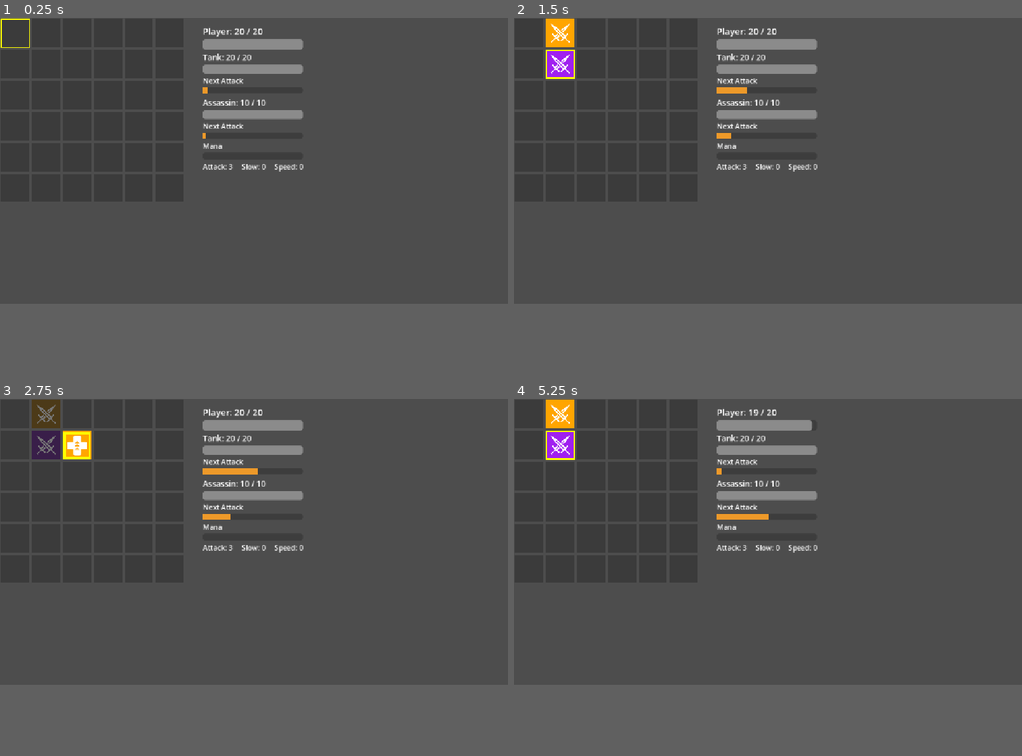
Above: before the commit, frames 1-4 (two rows, left to right).
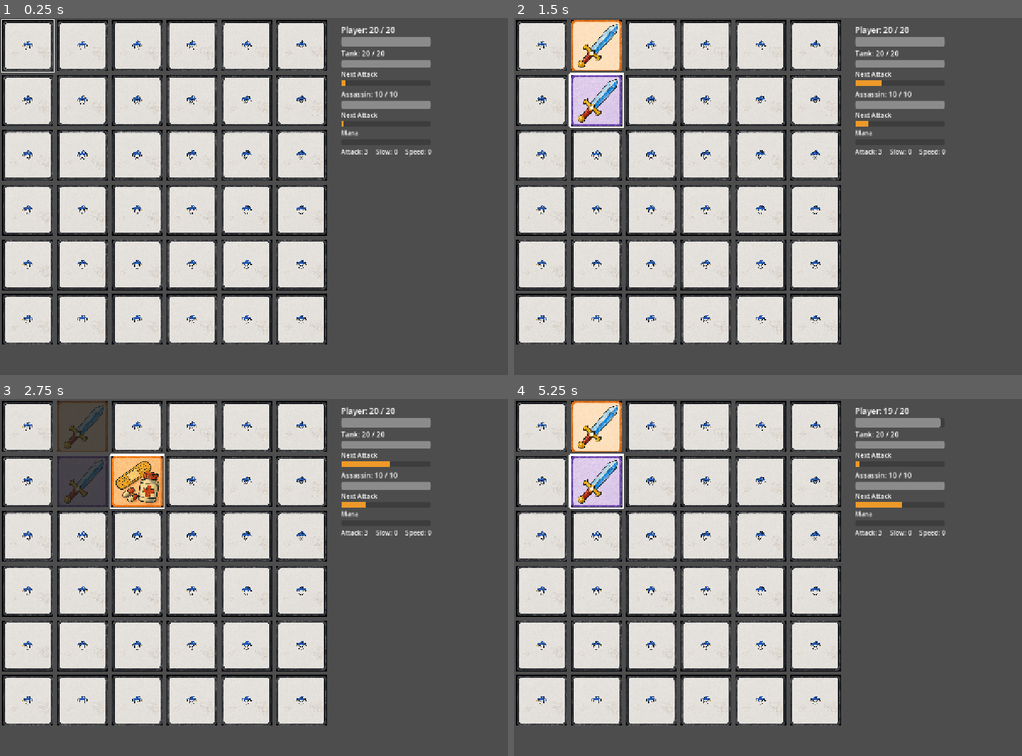
Above: after the commit, the same moments.

Repository: yaakovb/Memory-Game
Game: Godot game, scene res://scenes/main/main.tscn
The game is run twice, just before and just after one commit, with the same random seed, the same clock (stepped at 60 frames per second) and the same inputs.
Inputs:
- Up to frame 1 (0.25 s): no input
- Up to frame 2 (1.5 s): tap Enter at 0.5 s; hold D (move_right) 0.53-1.28 s; hold Space (reveal) 0.53-1.28 s; tap R (restart) at 1.25 s; hold S (move_down) from 1.28 s (still down); tap Space (reveal) at 1.35 s
- Up to frame 3 (2.75 s): release S (move_down) at 2.03 s; hold D (move_right) from 2.03 s (still down); hold Space (reveal) from 2.03 s (still down)
- Up to frame 4 (5.25 s): release D (move_right) at 2.78 s; release Space (reveal) at 2.78 s; hold W (move_up) 2.78-3.53 s; tap Space (reveal) at 2.85, 4.35 s; hold Space (reveal) 3.53-4.28 s; hold A (move_left) 3.53-5.03 s; hold S (move_down) from 5.03 s (still down); hold Space (reveal) from 5.03 s (still down)
In our replay, the window is 800x450 before the commit and 800x562 after it. These sizes can differ from the game's own. Grey fills any space a smaller window leaves; there, only what the larger window draws over its background counts as a difference.

The runs differ from the first frame. In frame 1, 49% of the frame differs, in the area x 0-85%, y 0-92%; in frame 2, 50%; in frame 3, 48%; in frame 4, 50%.

Commit message:
Double tile size to 128px and refit board layout.
Scale cells, selector, and HUD so the new tile art reads clearly on a 6x6 board.

Co-authored-by: Cursor <cursoragent@cursor.com>

Diff:
--- a/memory-game/project.godot
+++ b/memory-game/project.godot
@@ -17,6 +17,8 @@
 
 [display]
 
+window/size/viewport_width=1280
+window/size/viewport_height=900
 window/stretch/mode="canvas_items"
 window/stretch/aspect="expand"
 
--- a/memory-game/scenes/board/Tile.tscn
+++ b/memory-game/scenes/board/Tile.tscn
@@ -6,30 +6,33 @@
 script = ExtResource("1_ts3a1")
 
 [node name="Face" type="ColorRect" parent="." unique_id=1540866695]
-offset_right = 64.0
-offset_bottom = 64.0
+offset_right = 128.0
+offset_bottom = 128.0
 color = Color(0.22745098, 0.22745098, 0.22745098, 1)
 
 [node name="Icon" type="TextureRect" parent="." unique_id=1815349202]
 visible = false
 clip_contents = true
 anchors_preset = -1
-offset_left = 8.0
-offset_top = 8.0
-offset_right = 56.0
-offset_bottom = 56.0
+offset_left = 0.0
+offset_top = 0.0
+offset_right = 128.0
+offset_bottom = 128.0
 expand_mode = 1
 stretch_mode = 5
 
 [node name="Cover" type="ColorRect" parent="." unique_id=551356375]
 modulate = Color(1, 1, 1, 0)
-offset_right = 64.0
-offset_bottom = 64.0
+offset_right = 128.0
+offset_bottom = 128.0
 color = Color(0.15, 0.15, 0.15, 1)
 
 [node name="SelectionOutline" type="Line2D" parent="." unique_id=1885160207]
 visible = false
-points = PackedVector2Array(4, 4, 60, 4, 60, 60, 4, 60)
+points = PackedVector2Array(-3, -3, 131, -3, 131, 131, -3, 131)
 closed = true
-width = 6.0
-default_color = Color(1, 1, 0, 1)
+width = 3.0
+joint_mode = 2
+begin_cap_mode = 0
+end_cap_mode = 0
+default_color = Color(1, 1, 1, 1)
--- a/memory-game/scenes/selector/selector.tscn
+++ b/memory-game/scenes/selector/selector.tscn
@@ -6,7 +6,10 @@
 script = ExtResource("1_wvknu")
 
 [node name="Outline" type="Line2D" parent="."]
-points = PackedVector2Array(0, 0, 64, 0, 64, 64, 0, 64)
+points = PackedVector2Array(-3, -3, 131, -3, 131, 131, -3, 131)
 width = 3.0
 closed = true
-default_color = Color(1, 1, 0, 1)
+joint_mode = 2
+begin_cap_mode = 0
+end_cap_mode = 0
+default_color = Color(1, 1, 1, 1)
--- a/memory-game/scenes/ui/hud.tscn
+++ b/memory-game/scenes/ui/hud.tscn
@@ -7,10 +7,10 @@
 
 [node name="VBoxContainer" type="VBoxContainer" parent="." unique_id=2116066842]
 anchors_preset = -1
-offset_left = 460.0
+offset_left = 860.0
 offset_top = 16.0
-offset_right = 680.0
-offset_bottom = 400.0
+offset_right = 1080.0
+offset_bottom = 480.0
 
 [node name="PlayerHPLabel" type="Label" parent="VBoxContainer" unique_id=1746371148]
 layout_mode = 2
--- a/memory-game/scripts/board/board.gd
+++ b/memory-game/scripts/board/board.gd
@@ -2,9 +2,9 @@
 extends Node2D
 
 const GRID_SIZE := 6
-const CELL_SIZE := 64
-const TILE_GAP := 6
-const BOARD_MARGIN := 3
+const CELL_SIZE := 128
+const TILE_GAP := 10
+const BOARD_MARGIN := 6
 
 ## One entry per pair: Vector2i(effect_id, color_id).
 ## effect: 0 Attack, 1 Heal, 2 Slow, 3 Speed, 4 Upgrade
--- a/memory-game/scripts/tile/tile.gd
+++ b/memory-game/scripts/tile/tile.gd
@@ -3,25 +3,38 @@
 
 enum State { HIDDEN, REVEALED, GREYED, EMPTY }
 
-const HIDDEN_COLOR := Color(0.23, 0.23, 0.23)
 const REVEAL_HOLD_DURATION := 0.35  # tune: time to actually see the second tile
 const MISMATCH_FADE_DURATION := 1.65
 const COLOR_MATCH_FADE_DURATION := 3.15
-const TILE_SIZE := 64.0
+const TILE_SIZE := 128.0
 const MATCH_POP_DURATION := 0.18
-const AFFILIATION_COLORS := [
-	Color.BLUE,
-	Color.YELLOW,
-	Color.PURPLE,
-	Color.ORANGE
-]
 
-const EFFECT_ICONS := {
-	0: preload("res://assets/icons/attack.svg"),
-	1: preload("res://assets/icons/heal.svg"),
-	2: preload("res://assets/icons/slow.svg"),
-	3: preload("res://assets/icons/speed.svg"),
-	4: preload("res://assets/icons/upgrade.svg"),
+const CARD_BACK := preload("res://assets/tiles/card-back.png")
+
+## Key is Vector2i(effect_id, color_id).
+## effect: 0 sword, 1 medicine, 2 slow, 3 haste, 4 hammer
+## color:  0 blue, 1 yellow, 2 purple, 3 orange
+const TILE_ART := {
+	Vector2i(0, 0): preload("res://assets/tiles/blue-sword.png"),
+	Vector2i(0, 1): preload("res://assets/tiles/yellow-sword.png"),
+	Vector2i(0, 2): preload("res://assets/tiles/purple-sword.png"),
+	Vector2i(0, 3): preload("res://assets/tiles/orange-sword.png"),
+	Vector2i(1, 0): preload("res://assets/tiles/blue-medicine.png"),
+	Vector2i(1, 1): preload("res://assets/tiles/yellow-medicine.png"),
+	Vector2i(1, 2): preload("res://assets/tiles/purple-medicine.png"),
+	Vector2i(1, 3): preload("res://assets/tiles/orange-medicine.png"),
+	Vector2i(2, 0): preload("res://assets/tiles/blue-slow.png"),
+	Vector2i(2, 1): preload("res://assets/tiles/yellow-slow.png"),
+	Vector2i(2, 2): preload("res://assets/tiles/purple-slow.png"),
+	Vector2i(2, 3): preload("res://assets/tiles/orange-slow.png"),
+	Vector2i(3, 0): preload("res://assets/tiles/blue-haste.png"),
+	Vector2i(3, 1): preload("res://assets/tiles/yellow-haste.png"),
+	Vector2i(3, 2): preload("res://assets/tiles/purple-haste.png"),
+	Vector2i(3, 3): preload("res://assets/tiles/orange-haste.png"),
+	Vector2i(4, 0): preload("res://assets/tiles/blue-hammer.png"),
+	Vector2i(4, 1): preload("res://assets/tiles/yellow-hammer.png"),
+	Vector2i(4, 2): preload("res://assets/tiles/purple-hammer.png"),
+	Vector2i(4, 3): preload("res://assets/tiles/orange-hammer.png"),
 }
 
 @onready var _face: ColorRect = $Face
@@ -50,10 +63,9 @@
 	if _state == State.EMPTY:
 		return
 	_state = State.REVEALED
-	_face.visible = true
-	_face.modulate = Color.WHITE
-	_face.color = AFFILIATION_COLORS[pair_color_id % AFFILIATION_COLORS.size()]
-	_icon.texture = EFFECT_ICONS[pair_effect_id % EFFECT_ICONS.size()]
+	_face.visible = false
+	_icon.modulate = Color.WHITE
+	_icon.texture = TILE_ART[Vector2i(pair_effect_id, pair_color_id)]
 	_icon.visible = true
 	_cover.modulate.a = 0.0
 
@@ -95,12 +107,12 @@
 	_kill_juice_tween()
 	_restore_transform()
 	_state = State.GREYED
-	# Do NOT grey the face yet — hold first
+	# Hold the full-color art, then grey it before the cover fades in.
 	_cover.modulate.a = 0.0
 	var tween := create_tween()
 	tween.tween_interval(REVEAL_HOLD_DURATION)
 	tween.tween_callback(func() -> void:
-		_face.modulate = Color(0.55, 0.55, 0.55, 1.0)
+		_icon.modulate = Color(0.55, 0.55, 0.55, 1.0)
 	)
 	tween.tween_property(_cover, "modulate:a", 1.0, duration)
 	tween.tween_callback(conceal)
@@ -117,12 +129,12 @@
 func _reset_visuals() -> void:
 	_kill_juice_tween()
 	_restore_transform()
-	_face.visible = true
-	_face.modulate = Color.WHITE
-	_face.color = HIDDEN_COLOR
+	_face.visible = false
+	_icon.modulate = Color.WHITE
+	_icon.texture = CARD_BACK
+	_icon.visible = true
 	_cover.modulate.a = 0.0
 	_selection_outline.visible = false
-	_icon.visible = false
 
 
 ## Node2D scales from top-left — nudge position so the pop looks centered.
